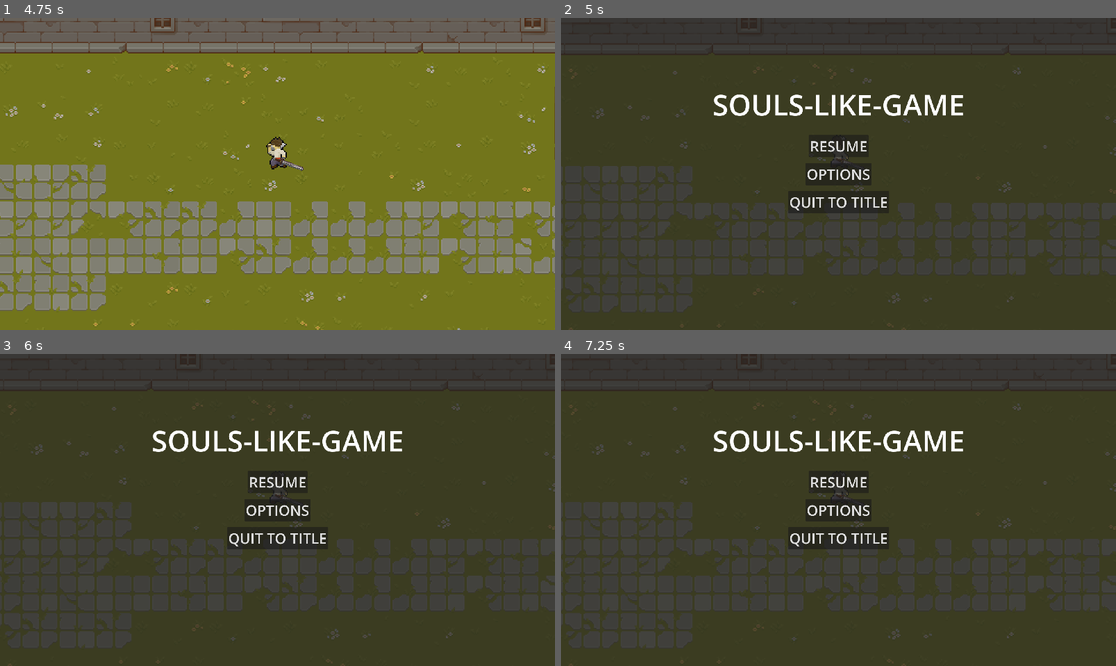
Above: before the commit, frames 1-4 (two rows, left to right).
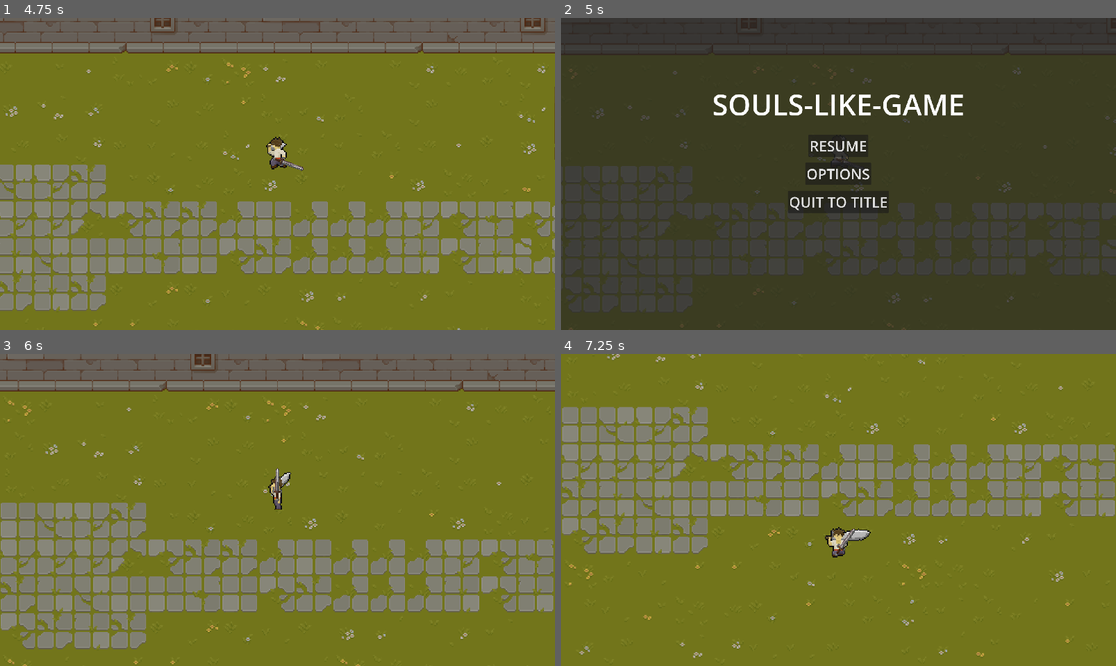
Above: after the commit, the same moments.

Repository: yeahright03/souls-like-game
Game: Godot game, scene res://scenes/mainMenu.tscn
Same seed, same stepped clock (60 frames per second), same inputs: the game is played once before the commit and once after it.
Inputs (mouse positions are in pixels of both pictures, inside the frame that each line leads up to):
- Up to frame 1 (4.75 s): click "PLAY" at 0.5 s; move the mouse to (399, 158) at 1.27 s; hold D (moveRight) 1.28-2.03 s; tap Shift (moveDodge) at 1.35, 3.6 s; move the mouse to (166, 189) at 2.02 s; hold S (moveDown) 2.03-2.78 s; click (166, 189) at 2.1 s; move the mouse to (333, 105) at 2.77 s; hold D (moveRight) 2.78-3.53 s; tap Q (weaponSwitch) at 2.85 s; move the mouse to (249, 236) at 3.52 s; hold W (moveUp) 3.53-4.28 s; move the mouse to (444, 220) at 4.27 s; hold A (moveLeft) from 4.28 s (still down); click (444, 220) at 4.35 s
- Up to frame 2 (5 s): keep holding A (moveLeft); tap Escape (pause) at 4.9 s
- Up to frame 3 (6 s): move the mouse to (111, 463) at 5.02 s; tap Q (weaponSwitch) at 5.1 s; release A (moveLeft) at 5.75 s; click "RESUME" at 5.75 s
- Up to frame 4 (7.25 s): move the mouse to (866, 510) at 6.52 s; hold S (moveDown) from 6.53 s (still down); tap Shift (moveDodge) at 6.6 s

Frame 1 is identical in both runs. In frame 2, 0.7% of the frame differs, in the area x 27-73%, y 24-62%; in frame 3, 100%; in frame 4, 100%, in the area x 0-100%, y 0-100%.

Commit message:
bug fix
fixed death and pause screen alignment
fixed -||- button functionality

Diff:
--- a/player/gun.tscn
+++ b/player/gun.tscn
@@ -46,6 +46,21 @@
 "speed": 20.0
 }]
 
+[sub_resource type="Animation" id="Animation_ag13b"]
+length = 0.001
+tracks/0/type = "value"
+tracks/0/imported = false
+tracks/0/enabled = true
+tracks/0/path = NodePath("AnimatedSprite2D:frame")
+tracks/0/interp = 1
+tracks/0/loop_wrap = true
+tracks/0/keys = {
+"times": PackedFloat32Array(0),
+"transitions": PackedFloat32Array(1),
+"update": 1,
+"values": [0]
+}
+
 [sub_resource type="Animation" id="Animation_pwevo"]
 resource_name = "shoot"
 length = 0.125
@@ -61,21 +76,6 @@
 "transitions": PackedFloat32Array(1, 1, 1, 1, 1),
 "update": 1,
 "values": [0, 1, 2, 3, 4]
-}
-
-[sub_resource type="Animation" id="Animation_ag13b"]
-length = 0.001
-tracks/0/type = "value"
-tracks/0/imported = false
-tracks/0/enabled = true
-tracks/0/path = NodePath("AnimatedSprite2D:frame")
-tracks/0/interp = 1
-tracks/0/loop_wrap = true
-tracks/0/keys = {
-"times": PackedFloat32Array(0),
-"transitions": PackedFloat32Array(1),
-"update": 1,
-"values": [0]
 }
 
 [sub_resource type="AnimationLibrary" id="AnimationLibrary_arkw6"]
--- a/scenes/areas/templeArea01.tscn
+++ b/scenes/areas/templeArea01.tscn
@@ -10,6 +10,7 @@
 [ext_resource type="PackedScene" uid="uid://dpm71c1c0vl0n" path="res://scenes/pauseMenu.tscn" id="7_r2hvy"]
 [ext_resource type="PackedScene" uid="uid://b7a3s6l15lyoa" path="res://scenes/deathScreen.tscn" id="8_55fsi"]
 [ext_resource type="PackedScene" uid="uid://c24io8xcf342a" path="res://scenes/sceneTransitionAnimation.tscn" id="9_h0wcw"]
+[ext_resource type="PackedScene" uid="uid://w16dfs1sr6m6" path="res://scenes/generic_enemy.tscn" id="10_mqhi0"]
 
 [sub_resource type="TileSetAtlasSource" id="TileSetAtlasSource_h0nkb"]
 texture = ExtResource("1_mwoxm")
@@ -690,6 +691,20 @@
 [node name="RemoteTransform2D" type="RemoteTransform2D" parent="player"]
 remote_path = NodePath("../../Camera2D")
 
+[node name="CanvasLayer" type="CanvasLayer" parent="."]
+process_mode = 3
+
+[node name="deathScreen" parent="CanvasLayer" instance=ExtResource("8_55fsi")]
+process_mode = 0
+visible = false
+z_index = 3
+targetLevel = "res://scenes/areas/templeArea01.tscn"
+
+[node name="pauseMenu" parent="CanvasLayer" instance=ExtResource("7_r2hvy")]
+process_mode = 0
+visible = false
+z_index = 3
+
 [node name="Camera2D" type="Camera2D" parent="."]
 position = Vector2(-573, 1)
 zoom = Vector2(4, 4)
@@ -699,21 +714,6 @@
 limit_bottom = 160
 position_smoothing_speed = 10.0
 
-[node name="pauseMenu" parent="Camera2D" instance=ExtResource("7_r2hvy")]
-visible = false
-z_index = 3
-anchors_preset = 8
-anchor_left = 0.5
-anchor_top = 0.5
-anchor_right = 0.5
-anchor_bottom = 0.5
-scale = Vector2(0.25, 0.25)
-
-[node name="deathScreen" parent="Camera2D" instance=ExtResource("8_55fsi")]
-visible = false
-z_index = 3
-scale = Vector2(0.25, 0.25)
-
 [node name="screenTransitionAnimation" parent="Camera2D" instance=ExtResource("9_h0wcw")]
 z_index = 2
 
@@ -726,4 +726,9 @@
 [node name="CollisionShape2D" type="CollisionShape2D" parent="triggerBoxes/areaExit"]
 shape = SubResource("RectangleShape2D_mqhi0")
 
+[node name="enemies" type="Node2D" parent="."]
+
+[node name="generic enemy" parent="enemies" instance=ExtResource("10_mqhi0")]
+position = Vector2(-37, -13)
+
 [connection signal="body_entered" from="triggerBoxes/areaExit" to="." method="_on_area_exit_body_entered"]
--- a/scenes/deathScreen.tscn
+++ b/scenes/deathScreen.tscn
@@ -22,6 +22,23 @@
 grow_horizontal = 2
 grow_vertical = 2
 color = Color(0, 0, 0, 0.596078)
+
+[node name="CenterContainer2" type="CenterContainer" parent="."]
+layout_mode = 1
+anchors_preset = 15
+anchor_right = 1.0
+anchor_bottom = 1.0
+offset_bottom = -482.0
+grow_horizontal = 2
+grow_vertical = 2
+
+[node name="VBoxContainer" type="VBoxContainer" parent="CenterContainer2"]
+layout_mode = 2
+
+[node name="Label" type="Label" parent="CenterContainer2/VBoxContainer"]
+layout_mode = 2
+theme = ExtResource("2_d1fl2")
+text = "YOU DIED"
 
 [node name="CenterContainer" type="CenterContainer" parent="."]
 layout_mode = 1
@@ -52,22 +69,5 @@
 "
 metadata/_edit_use_anchors_ = true
 
-[node name="CenterContainer2" type="CenterContainer" parent="."]
-layout_mode = 1
-anchors_preset = 15
-anchor_right = 1.0
-anchor_bottom = 1.0
-offset_bottom = -482.0
-grow_horizontal = 2
-grow_vertical = 2
-
-[node name="VBoxContainer" type="VBoxContainer" parent="CenterContainer2"]
-layout_mode = 2
-
-[node name="Label" type="Label" parent="CenterContainer2/VBoxContainer"]
-layout_mode = 2
-theme = ExtResource("2_d1fl2")
-text = "YOU DIED"
-
 [connection signal="pressed" from="CenterContainer/VBoxContainer/repawn" to="." method="_on_repawn_pressed"]
 [connection signal="pressed" from="CenterContainer/VBoxContainer/quit" to="." method="_on_quit_pressed"]
--- a/scenes/pauseMenu.tscn
+++ b/scenes/pauseMenu.tscn
@@ -11,6 +11,7 @@
 anchor_bottom = 1.0
 grow_horizontal = 2
 grow_vertical = 2
+size_flags_horizontal = 4
 script = ExtResource("1_qeqa7")
 
 [node name="ColorRect" type="ColorRect" parent="."]
@@ -22,6 +23,23 @@
 grow_horizontal = 2
 grow_vertical = 2
 color = Color(0.140447, 0.140447, 0.140447, 0.698039)
+
+[node name="CenterContainer2" type="CenterContainer" parent="."]
+layout_mode = 1
+anchors_preset = 15
+anchor_right = 1.0
+anchor_bottom = 1.0
+offset_bottom = -482.0
+grow_horizontal = 2
+grow_vertical = 2
+
+[node name="VBoxContainer" type="VBoxContainer" parent="CenterContainer2"]
+layout_mode = 2
+
+[node name="Label" type="Label" parent="CenterContainer2/VBoxContainer"]
+layout_mode = 2
+theme = ExtResource("2_r5qvj")
+text = "SOULS-LIKE-GAME"
 
 [node name="CenterContainer" type="CenterContainer" parent="."]
 layout_mode = 1
@@ -60,22 +78,5 @@
 "
 metadata/_edit_use_anchors_ = true
 
-[node name="CenterContainer2" type="CenterContainer" parent="."]
-layout_mode = 1
-anchors_preset = 15
-anchor_right = 1.0
-anchor_bottom = 1.0
-offset_bottom = -482.0
-grow_horizontal = 2
-grow_vertical = 2
-
-[node name="VBoxContainer" type="VBoxContainer" parent="CenterContainer2"]
-layout_mode = 2
-
-[node name="Label" type="Label" parent="CenterContainer2/VBoxContainer"]
-layout_mode = 2
-theme = ExtResource("2_r5qvj")
-text = "SOULS-LIKE-GAME"
-
 [connection signal="pressed" from="CenterContainer/VBoxContainer/resume" to="." method="_on_resume_pressed"]
 [connection signal="pressed" from="CenterContainer/VBoxContainer/quit" to="." method="_on_quit_pressed"]
--- a/scripts/deathScreen.gd
+++ b/scripts/deathScreen.gd
@@ -1,6 +1,7 @@
 extends Control
 
 var paused : bool = false
+@export var targetLevel : String
 
 func _process(_delta: float) -> void:
 	if game.playerHP <= 0:
@@ -9,7 +10,7 @@
 func _on_repawn_pressed() -> void:
 	hide()
 	game.playerHP = 3
-	get_tree().change_scene_to_file("res://scenes/areas/templeArea01.tscn")
+	get_tree().change_scene_to_file(targetLevel)
 
 func _on_quit_pressed() -> void:
 	hide()
--- a/scripts/generic_enemy.gd
+++ b/scripts/generic_enemy.gd
@@ -7,7 +7,7 @@
 func _process(delta: float) -> void:
 	# takes playerSpotted and begin shooting at player based on enemy angle
 	if playerSpotted == true:
-		look_at(get_node("../player/playerHitBox").global_position)
+		look_at(get_node("../../player/playerHitBox").global_position)
 		if timeSinceShot >= 1:
 			print("pew!!")
 			var projectileInstance = projectile.instantiate()
Not shown: 1 places in scenes/areas/templeArea01.tscn that only renumber resources
